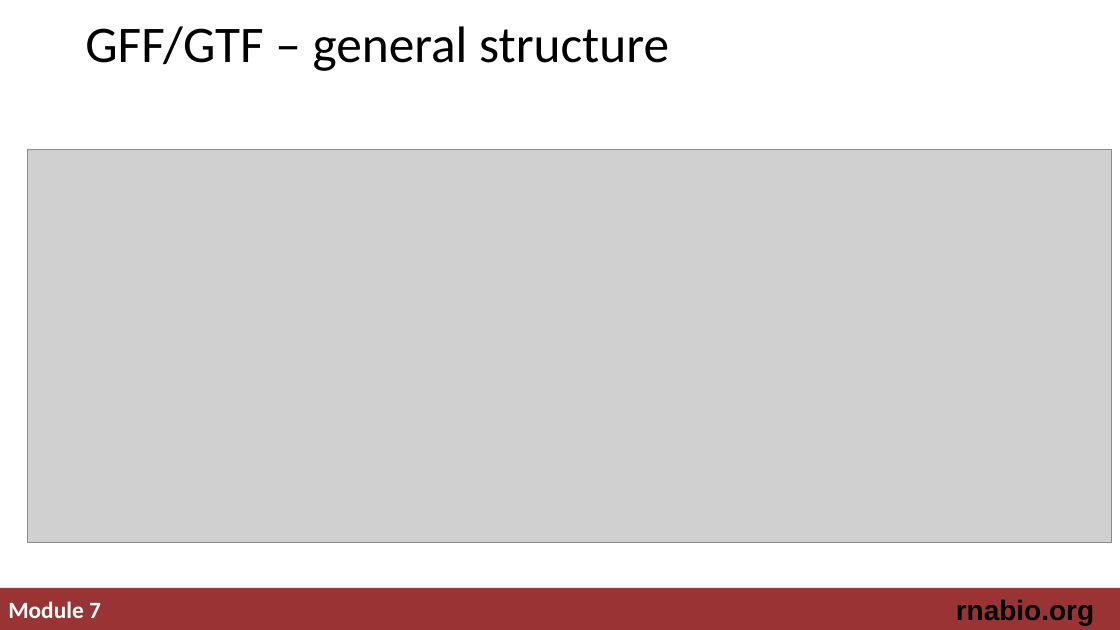
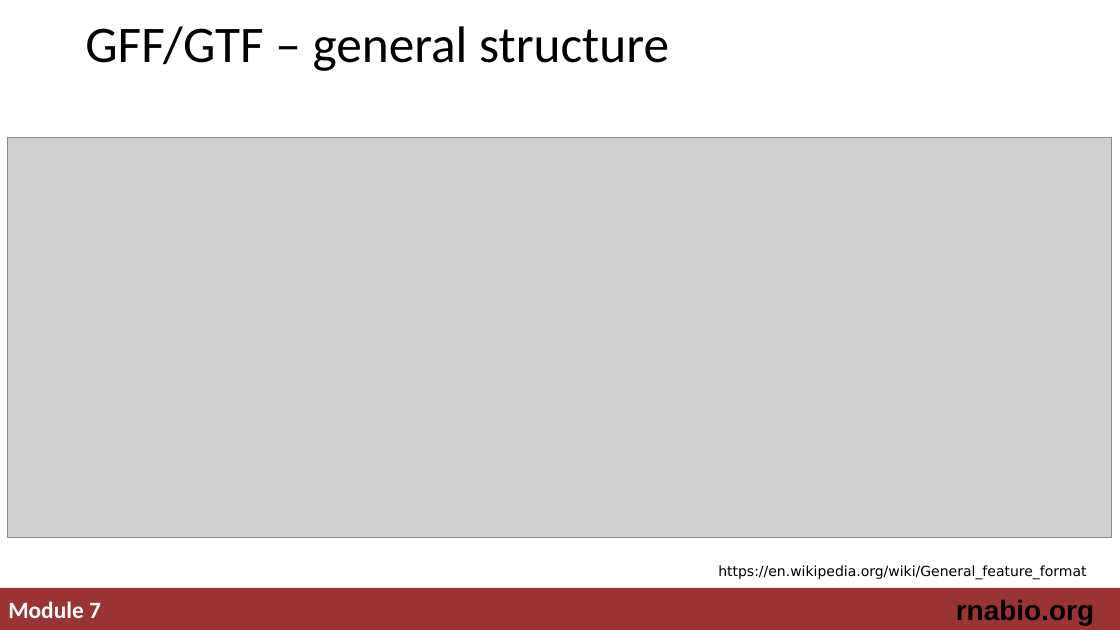
Before and after one commit to griffithlab/rnabio.org, a slide deck: slide 7 of assets/lectures/cbw-cshl/2019/mini/RNASeq_MiniLecture_07_FASTA_FASTQ_GTF.pptx. Drawn at 1120x630 pixels with LibreOffice and Linux fonts; fonts in the diff are those of the drawing; grey boxes stand for pictures. Boxes give left, top, right and bottom in pixels: in the first picture for what was removed or moved away, otherwise in the second. Text is boxed around its words. In the diff, an @@ line names an element or a change of style, - is before the commit and + after.

```diff
--- a/assets/lectures/cbw-cshl/2019/mini/RNASeq_MiniLecture_07_FASTA_FASTQ_GTF.pptx
+++ b/assets/lectures/cbw-cshl/2019/mini/RNASeq_MiniLecture_07_FASTA_FASTQ_GTF.pptx
@@ picture resized from (x1=27, y1=150, x2=1112, y2=543) to (x1=8, y1=137, x2=1112, y2=537) @@
@@ text added at (x1=718, y1=565, x2=1086, y2=580), 12 pt, text #000000 @@
+https://en.wikipedia.org/wiki/General_feature_format
```
Also in this commit, not shown: 5 other slides changed.
